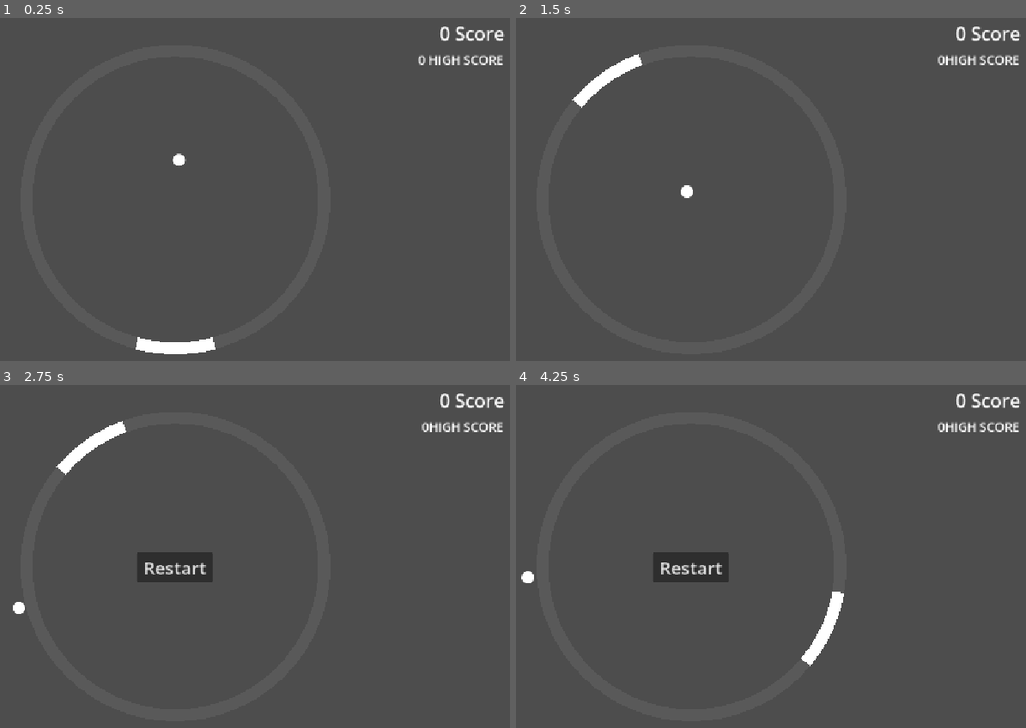
Above: before the commit, frames 1-4 (two rows, left to right).
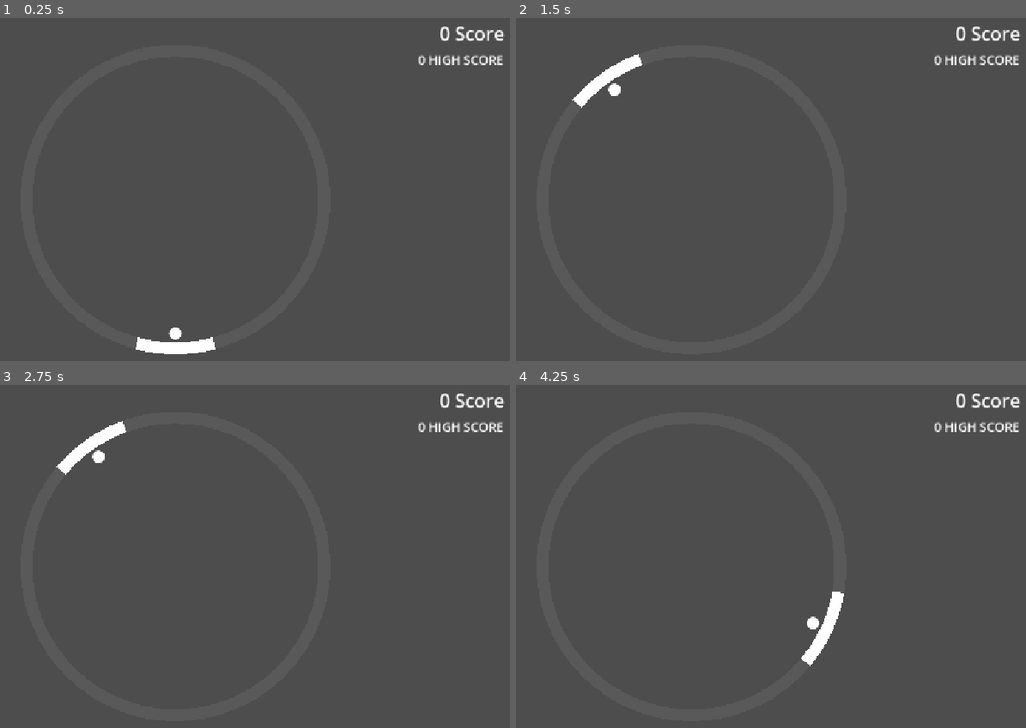
Above: after the commit, the same moments.

Repository: Hannah3142/Pong
Game: Godot game, scene res://Main.tscn
Two runs of this game, one before a commit and one after it. Both use one fixed random seed, a clock stepped at 60 frames per second and the inputs below.
Inputs (mouse positions are in pixels of both pictures, inside the frame that each line leads up to):
- Up to frame 1 (0.25 s): no input
- Up to frame 2 (1.5 s): tap Enter at 0.5 s; move the mouse to (842, 179) at 0.52 s; hold Right (ui_right) 0.53-1.25 s; tap Alt at 0.6 s; click (842, 179) at 0.67 s; click (689, 199) at 1.25 s, where only the run before the commit has a clickable "Restart"
- Up to frame 3 (2.75 s): move the mouse to (40, 587) at 2.02 s; hold Down from 2.03 s (still down); tap Shift at 2.1 s
- Up to frame 4 (4.25 s): release Down at 2.75 s; click (689, 566) at 2.75 s, where only the run before the commit has a clickable "Restart"; move the mouse to (760, 481) at 3.52 s; hold Right (ui_right) from 3.53 s (still down); tap Alt at 3.6 s

The runs differ from the first frame. In frame 1, 0.1% of the frame differs, in the area x 32-37%, y 39-94%; in frame 2, 0.2%; in frame 3, 1.5%; in frame 4, 1.5%, in the area x 1-87%, y 10-72%.

Commit message:
start of game controlled through up arrow

Diff:
--- a/pong/Ball.gd
+++ b/pong/Ball.gd
@@ -4,7 +4,7 @@
 const white = Color.WHITE
 
 var target_speed = 7
-var ball_speed = 3
+var ball_speed = 0
 var angle = randi_range(0, 359)
 
 signal diverted
@@ -31,7 +31,7 @@
 		is_game_over = true
 		adjust_speed = false
 
-	if adjust_speed == true and ball_speed < target_speed:
+	if adjust_speed == true and ball_speed < target_speed and ball_speed != 0:
 		ball_speed = move_toward(ball_speed, target_speed, delta)
 
 func _physics_process(delta: float) -> void:
--- a/pong/Main.gd
+++ b/pong/Main.gd
@@ -1,7 +1,11 @@
 extends Node2D
 
 # canvas dimensions: 648, 1152
+# center Vector2(575, 323.5)
+
 @onready var ball: Area2D = $Ball
+@onready var paddle: Area2D = $Paddle
+
 var score = 0
 var high_score = 0
 
@@ -14,7 +18,20 @@
 
 # Called every frame. 'delta' is the elapsed time since the previous frame.
 func _process(delta: float) -> void:
-	pass
+	if ball.ball_speed == 0:
+		ball.position = Vector2(575+225*cos(paddle.rotation), 323.5+225*sin(paddle.rotation))
+		if Input.is_action_pressed("ui_up"):
+			ball.ball_speed = 3
+			if ball.position.x < 575:
+				if ball.position.y < 323.5:
+					ball.angle = randi_range(10, 80)
+				else:
+					ball.angle = randi_range(280, 350)
+			else:
+				if ball.position.y < 323.5:
+					ball.angle = randi_range(100, 170)
+				else:
+					ball.angle = randi_range(190, 260)
 
 func failed():
 	$HUD/Restart.show()
@@ -24,9 +41,12 @@
 
 func new_game():
 	$HUD/Restart.hide()
-	ball.position = Vector2(600, 300)
-	ball.ball_speed = 3
-	ball.angle = randi_range(0, 359)
+
+	var ball_x = 575+225*cos(paddle.rotation)
+	var ball_y = 323.5+225*sin(paddle.rotation)
+	ball.position = Vector2(ball_x, ball_y)
+	ball.ball_speed = 0
+	#ball.angle = randi_range(0, 359)
 	ball.is_game_over = false
 	ball.adjust_speed = true
 	score = 0
--- a/pong/Paddle.gd
+++ b/pong/Paddle.gd
@@ -1,13 +1,11 @@
 extends Area2D
 class_name Paddle
 
-# edit paddle collision shape
-# 75, 105; 80, 100
-var start_angle = 75
-var end_angle = 105
+# -10, 10; -15, 15
+var start_angle = -15
+var end_angle = 15
 var paddle_speed = 5
 
-# center Vector2(575, 323.5)
 var radius = 250
 var point_count = 50
 var thickness = 20
@@ -22,6 +20,8 @@
 	position = Vector2(575, 323.5)
 	generate_collision_polygon()
 	queue_redraw()
+	paddle_rotation = 90
+	rotation = deg_to_rad(paddle_rotation)
 
 # Called every frame. 'delta' is the elapsed time since the previous frame.
 func _physics_process(delta: float) -> void:
@@ -34,50 +34,6 @@
 
 func _draw():
 	draw_arc(Vector2.ZERO, radius, deg_to_rad(start_angle), deg_to_rad(end_angle), point_count, white, thickness)
-
-"""
-func generate_collision_polygon() -> void:
-	collision_poly = CollisionPolygon2D.new()
-	collision_poly.build_mode = CollisionPolygon2D.BUILD_SEGMENTS
-
-	var points = []
-	var r_start = deg_to_rad(start_angle)
-	var r_end = deg_to_rad(end_angle)
-	var inner_r = radius - thickness/2
-
-	for i in range(50, -1, -1):
-		var t = float(i) / 50
-		var angle = lerp(r_start, r_end, t)
-		var pt = Vector2(cos(angle)* inner_r, sin(angle)* inner_r)
-		points.append(pt)
-	print(points)
-	collision_poly.polygon = points
-	add_child(collision_poly)
-
-func generate_collision_polygon() -> void:
-	collision_poly = CollisionPolygon2D.new()
-
-	var points = PackedVector2Array()
-	var r_start = deg_to_rad(start_angle)
-	var r_end = deg_to_rad(end_angle)
-	var outer_r = radius + thickness/2
-	var inner_r = radius - thickness/2
-
-	for i in range(20 + 1):
-		var t = float(i) / 20
-		var angle = lerp(r_start, r_end, t)
-		var pt = Vector2(cos(angle), sin(angle)) * outer_r
-		points.append(pt)
-
-	for i in range(20, -1, -1):
-		var t = float(i) / 20
-		var angle = lerp(r_start, r_end, t)
-		var pt = Vector2(cos(angle), sin(angle)) * inner_r
-		points.append(pt)
-
-	collision_poly.polygon = points
-	add_child(collision_poly)
-"""
 
 func generate_collision_polygon() -> void:
 	collision_poly = CollisionPolygon2D.new()
Not shown, changed: .DS_Store
